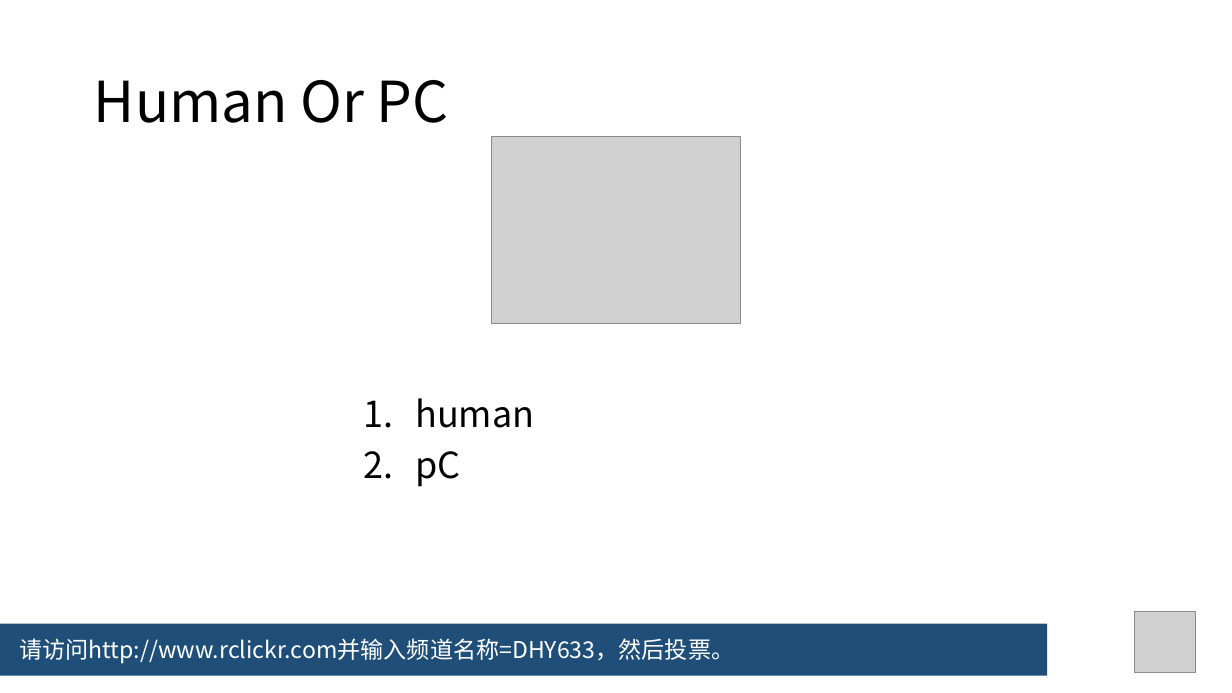
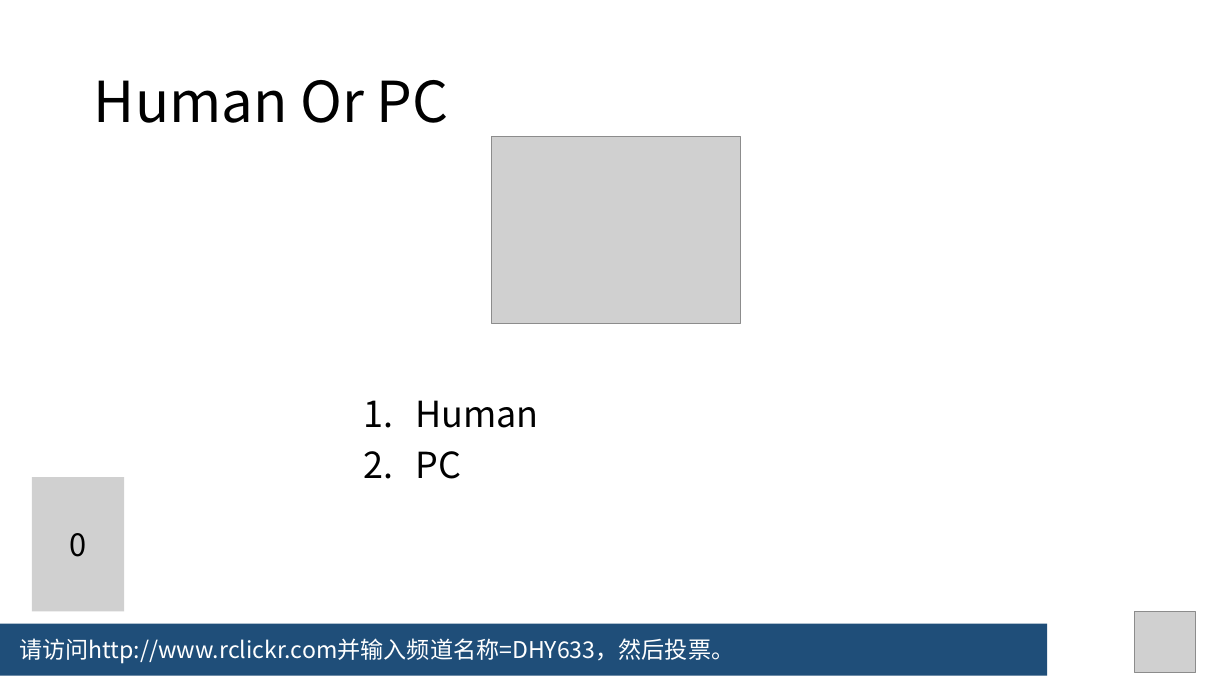
Before and after one commit to plok6325/VT-Go, a slide deck: slide 2 of main.pptx. Drawn at 1232x693 pixels with LibreOffice and Linux fonts; fonts in the diff are those of the drawing; grey boxes stand for pictures. Boxes give left, top, right and bottom in pixels: in the first picture for what was removed or moved away, otherwise in the second. Text is boxed around its words. In the diff, an @@ line names an element or a change of style, - is before the commit and + after.

```diff
--- a/main.pptx
+++ b/main.pptx
@@ text at (415, 400, 538, 479): text changed @@
-1. human
-2. pC
+1. Human
+2. PC
@@ picture added at (31, 477, 124, 611), 24 pt, text #000000 @@
+0
```
Also in this commit, not shown: 1 other slide changed, 4 slides added, 1 slide removed, 1 other file.
